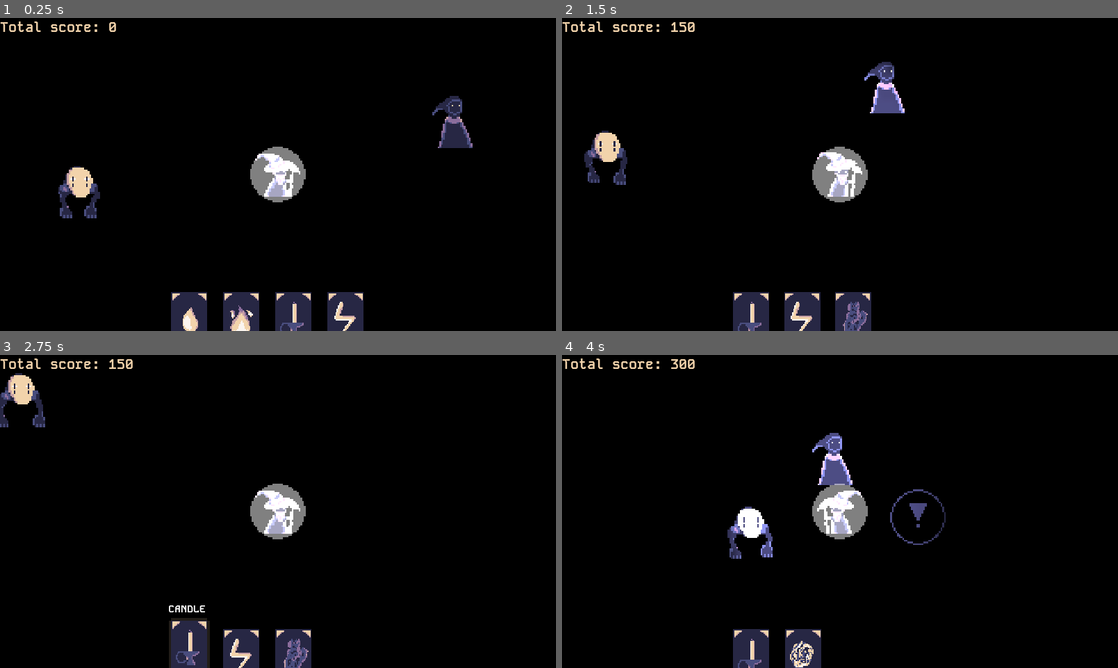
Above: before the commit, frames 1-4 (two rows, left to right).
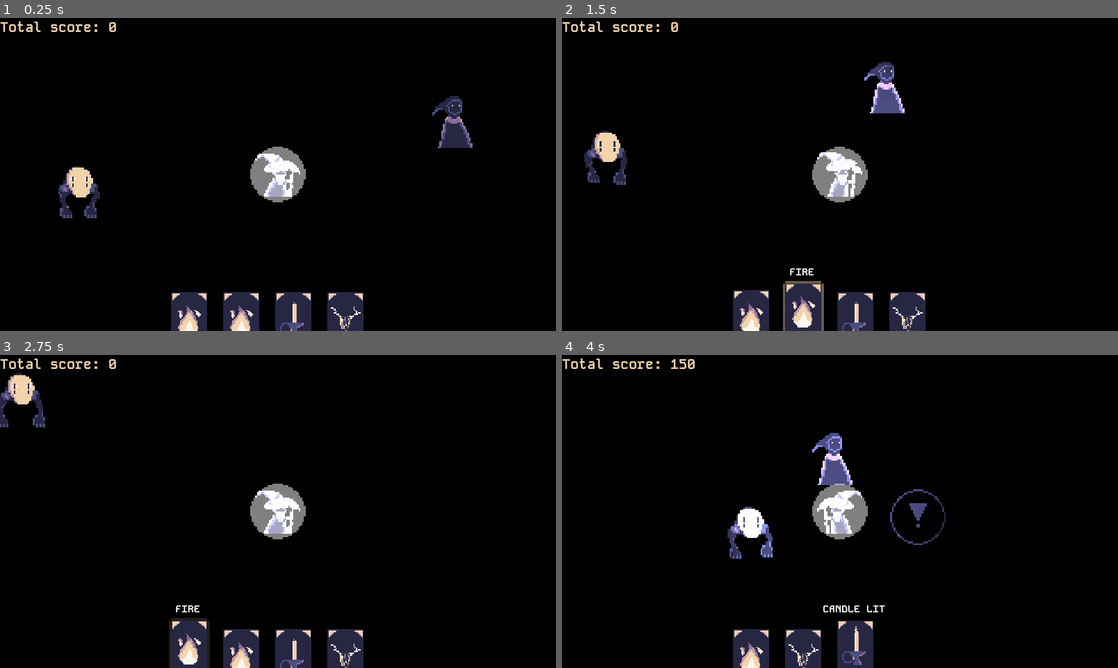
Above: after the commit, the same moments.

Repository: Salach-Malejkum/pirate-software
Game: Godot game, scene res://Scenes/brute_room.tscn
Same seed, same stepped clock (60 frames per second), same inputs: the game is played once before the commit and once after it. This scene is started directly instead of the project's main scene.
Inputs (mouse positions are in pixels of both pictures, inside the frame that each line leads up to):
- Up to frame 1 (0.25 s): no input
- Up to frame 2 (1.5 s): move the mouse to (751, 321) at 0.52 s; hold D (move_right) 0.53-1.28 s; tap E (open_door) at 0.6, 1.35 s; click (751, 321) at 0.67 s; move the mouse to (801, 321) at 1.27 s; hold S (move_down) from 1.28 s (still down); click (801, 321) at 1.42 s
- Up to frame 3 (2.75 s): move the mouse to (189, 658) at 2.02 s; release S (move_down) at 2.03 s; hold D (move_right) from 2.03 s (still down); tap E (open_door) at 2.1 s; click (189, 658) at 2.17 s
- Up to frame 4 (4 s): move the mouse to (801, 658) at 2.77 s; release D (move_right) at 2.78 s; hold W (move_up) 2.78-3.53 s; tap E (open_door) at 2.85, 3.6 s; click (801, 658) at 2.92 s; move the mouse to (856, 658) at 3.52 s; hold A (move_left) from 3.53 s (still down); click (856, 658) at 3.67 s

The runs differ from the first frame. In frame 1, 0.3% of the frame differs, in the area x 32-65%, y 90-100%; in frame 2, 2.3%, in the area x 19-66%, y 1-100%; in frame 3, 1.7%; in frame 4, 1.6%.

Commit message:
added content to 2 floor + boss trigger

Diff:
--- a/Scenes/boss_level.tscn
+++ b/Scenes/boss_level.tscn
@@ -1,10 +1,14 @@
-[gd_scene load_steps=7 format=3 uid="uid://c66g41x0x8c8y"]
+[gd_scene load_steps=9 format=3 uid="uid://c66g41x0x8c8y"]
 
 [ext_resource type="PackedScene" uid="uid://br31pgwnuthh" path="res://Scenes/tile_map.tscn" id="1_a17bc"]
 [ext_resource type="Script" path="res://Scripts/level2.gd" id="1_o1nn8"]
 [ext_resource type="PackedScene" uid="uid://dondxin01374w" path="res://Scenes/circle_transition.tscn" id="3_s0wgp"]
+[ext_resource type="PackedScene" uid="uid://dd7hdx0lpmffr" path="res://Scenes/boss_card_interact.tscn" id="4_bqqdg"]
 [ext_resource type="Script" path="res://Scripts/cabin.gd" id="4_qcuvq"]
 [ext_resource type="PackedScene" uid="uid://f5gyxbg3cfuh" path="res://Scenes/candle.tscn" id="5_xbg7c"]
+
+[sub_resource type="CircleShape2D" id="CircleShape2D_f815y"]
+radius = 22.92
 
 [sub_resource type="RectangleShape2D" id="RectangleShape2D_6aksi"]
 size = Vector2(28, 8)
@@ -16,81 +20,91 @@
 layer_0/tile_data = PackedInt32Array(0, 2, 0, 65536, 2, 1, 131072, 2, 2, 1, 65538, 0, 65537, 65538, 1, 131073, 65538, 2 …(20272 unchanged characters)…
 
 [node name="CircleTransition" parent="." instance=ExtResource("3_s0wgp")]
+visible = false
 
 [node name="Marker2D" type="Marker2D" parent="."]
 position = Vector2(379, 357)
 
-[node name="Places For Candles" type="Node2D" parent="."]
+[node name="BossCardInteract" parent="." instance=ExtResource("4_bqqdg")]
+position = Vector2(359, 72)
 
-[node name="Cabin" type="Node2D" parent="Places For Candles"]
+[node name="CollisionShape2D" parent="BossCardInteract" index="0"]
+shape = SubResource("CircleShape2D_f815y")
+
+[node name="Places For Candles" type="Node2D" parent="BossCardInteract"]
+position = Vector2(-359, -72)
+
+[node name="Cabin" type="Node2D" parent="BossCardInteract/Places For Candles"]
 y_sort_enabled = true
 position = Vector2(359, 54)
 script = ExtResource("4_qcuvq")
 
-[node name="InteractArea" type="Area2D" parent="Places For Candles/Cabin"]
+[node name="InteractArea" type="Area2D" parent="BossCardInteract/Places For Candles/Cabin"]
 z_index = 1
 collision_mask = 2
 
-[node name="CandlePlaceArea" type="CollisionShape2D" parent="Places For Candles/Cabin/InteractArea"]
+[node name="CandlePlaceArea" type="CollisionShape2D" parent="BossCardInteract/Places For Candles/Cabin/InteractArea"]
 position = Vector2(0, -4)
 scale = Vector2(0.245, 0.52)
 shape = SubResource("RectangleShape2D_6aksi")
 
-[node name="Cabin2" type="Node2D" parent="Places For Candles"]
+[node name="Cabin2" type="Node2D" parent="BossCardInteract/Places For Candles"]
 y_sort_enabled = true
 position = Vector2(373, 94)
 script = ExtResource("4_qcuvq")
 
-[node name="InteractArea" type="Area2D" parent="Places For Candles/Cabin2"]
+[node name="InteractArea" type="Area2D" parent="BossCardInteract/Places For Candles/Cabin2"]
 z_index = 1
 collision_mask = 2
 
-[node name="CandlePlaceArea" type="CollisionShape2D" parent="Places For Candles/Cabin2/InteractArea"]
+[node name="CandlePlaceArea" type="CollisionShape2D" parent="BossCardInteract/Places For Candles/Cabin2/InteractArea"]
 position = Vector2(0, -5)
 scale = Vector2(0.245, 0.52)
 shape = SubResource("RectangleShape2D_6aksi")
 
-[node name="Cabin3" type="Node2D" parent="Places For Candles"]
+[node name="Cabin3" type="Node2D" parent="BossCardInteract/Places For Candles"]
 y_sort_enabled = true
 position = Vector2(338, 69)
 script = ExtResource("4_qcuvq")
 
-[node name="InteractArea" type="Area2D" parent="Places For Candles/Cabin3"]
+[node name="InteractArea" type="Area2D" parent="BossCardInteract/Places For Candles/Cabin3"]
 z_index = 1
 collision_mask = 2
 
-[node name="CandlePlaceArea" type="CollisionShape2D" parent="Places For Candles/Cabin3/InteractArea"]
+[node name="CandlePlaceArea" type="CollisionShape2D" parent="BossCardInteract/Places For Candles/Cabin3/InteractArea"]
 position = Vector2(-1, -5)
 scale = Vector2(0.245, 0.52)
 shape = SubResource("RectangleShape2D_6aksi")
 
-[node name="Cabin4" type="Node2D" parent="Places For Candles"]
+[node name="Cabin4" type="Node2D" parent="BossCardInteract/Places For Candles"]
 y_sort_enabled = true
 position = Vector2(382, 69)
 script = ExtResource("4_qcuvq")
 
-[node name="InteractArea" type="Area2D" parent="Places For Candles/Cabin4"]
+[node name="InteractArea" type="Area2D" parent="BossCardInteract/Places For Candles/Cabin4"]
 z_index = 1
 collision_mask = 2
 
-[node name="CandlePlaceArea" type="CollisionShape2D" parent="Places For Candles/Cabin4/InteractArea"]
+[node name="CandlePlaceArea" type="CollisionShape2D" parent="BossCardInteract/Places For Candles/Cabin4/InteractArea"]
 position = Vector2(-1, -4)
 scale = Vector2(0.245, 0.52)
 shape = SubResource("RectangleShape2D_6aksi")
 
-[node name="Candle" parent="Places For Candles" instance=ExtResource("5_xbg7c")]
+[node name="Candle" parent="BossCardInteract/Places For Candles" instance=ExtResource("5_xbg7c")]
 position = Vector2(343, 83)
 
 [connection signal="level_entered" from="." to="CircleTransition" method="_on_level_1_level_entered"]
-[connection signal="input_event" from="Places For Candles/Cabin/InteractArea" to="Places For Candles/Cabin" method="_on_interact_area_input_event"]
-[connection signal="mouse_entered" from="Places For Candles/Cabin/InteractArea" to="Places For Candles/Cabin" method="_on_interact_area_mouse_entered"]
-[connection signal="mouse_exited" from="Places For Candles/Cabin/InteractArea" to="Places For Candles/Cabin" method="_on_interact_area_mouse_exited"]
-[connection signal="input_event" from="Places For Candles/Cabin2/InteractArea" to="Places For Candles/Cabin2" method="_on_interact_area_input_event"]
-[connection signal="mouse_entered" from="Places For Candles/Cabin2/InteractArea" to="Places For Candles/Cabin2" method="_on_interact_area_mouse_entered"]
-[connection signal="mouse_exited" from="Places For Candles/Cabin2/InteractArea" to="Places For Candles/Cabin2" method="_on_interact_area_mouse_exited"]
-[connection signal="input_event" from="Places For Candles/Cabin3/InteractArea" to="Places For Candles/Cabin3" method="_on_interact_area_input_event"]
-[connection signal="mouse_entered" from="Places For Candles/Cabin3/InteractArea" to="Places For Candles/Cabin3" method="_on_interact_area_mouse_entered"]
-[connection signal="mouse_exited" from="Places For Candles/Cabin3/InteractArea" to="Places For Candles/Cabin3" method="_on_interact_area_mouse_exited"]
-[connection signal="input_event" from="Places For Candles/Cabin4/InteractArea" to="Places For Candles/Cabin4" method="_on_interact_area_input_event"]
-[connection signal="mouse_entered" from="Places For Candles/Cabin4/InteractArea" to="Places For Candles/Cabin4" method="_on_interact_area_mouse_entered"]
-[connection signal="mouse_exited" from="Places For Candles/Cabin4/InteractArea" to="Places For Candles/Cabin4" method="_on_interact_area_mouse_exited"]
+[connection signal="input_event" from="BossCardInteract/Places For Candles/Cabin/InteractArea" to="BossCardInteract/Places For Candles/Cabin" method="_on_interact_area_input_event"]
+[connection signal="mouse_entered" from="BossCardInteract/Places For Candles/Cabin/InteractArea" to="BossCardInteract/Places For Candles/Cabin" method="_on_interact_area_mouse_entered"]
+[connection signal="mouse_exited" from="BossCardInteract/Places For Candles/Cabin/InteractArea" to="BossCardInteract/Places For Candles/Cabin" method="_on_interact_area_mouse_exited"]
+[connection signal="input_event" from="BossCardInteract/Places For Candles/Cabin2/InteractArea" to="BossCardInteract/Places For Candles/Cabin2" method="_on_interact_area_input_event"]
+[connection signal="mouse_entered" from="BossCardInteract/Places For Candles/Cabin2/InteractArea" to="BossCardInteract/Places For Candles/Cabin2" method="_on_interact_area_mouse_entered"]
+[connection signal="mouse_exited" from="BossCardInteract/Places For Candles/Cabin2/InteractArea" to="BossCardInteract/Places For Candles/Cabin2" method="_on_interact_area_mouse_exited"]
+[connection signal="input_event" from="BossCardInteract/Places For Candles/Cabin3/InteractArea" to="BossCardInteract/Places For Candles/Cabin3" method="_on_interact_area_input_event"]
+[connection signal="mouse_entered" from="BossCardInteract/Places For Candles/Cabin3/InteractArea" to="BossCardInteract/Places For Candles/Cabin3" method="_on_interact_area_mouse_entered"]
+[connection signal="mouse_exited" from="BossCardInteract/Places For Candles/Cabin3/InteractArea" to="BossCardInteract/Places For Candles/Cabin3" method="_on_interact_area_mouse_exited"]
+[connection signal="input_event" from="BossCardInteract/Places For Candles/Cabin4/InteractArea" to="BossCardInteract/Places For Candles/Cabin4" method="_on_interact_area_input_event"]
+[connection signal="mouse_entered" from="BossCardInteract/Places For Candles/Cabin4/InteractArea" to="BossCardInteract/Places For Candles/Cabin4" method="_on_interact_area_mouse_entered"]
+[connection signal="mouse_exited" from="BossCardInteract/Places For Candles/Cabin4/InteractArea" to="BossCardInteract/Places For Candles/Cabin4" method="_on_interact_area_mouse_exited"]
+
+[editable path="BossCardInteract"]
--- a/Scenes/candle.tscn
+++ b/Scenes/candle.tscn
@@ -59,7 +59,7 @@
 [sub_resource type="CircleShape2D" id="CircleShape2D_b5uej"]
 radius = 66.0076
 
-[node name="Candle" type="Node2D"]
+[node name="Candle" type="Node2D" groups=["Candle"]]
 script = ExtResource("1_2s80e")
 
 [node name="InteractArea" type="Area2D" parent="."]
--- /dev/null
+++ b/Scenes/lantern_base.tscn
@@ -0,0 +1,30 @@
+[gd_scene load_steps=5 format=3 uid="uid://dofng5bamm7sw"]
+
+[ext_resource type="Texture2D" uid="uid://b1adcc3gjpsy2" path="res://ArtAssets/Environment/spawner_idle_spawning.png" id="1_vtm47"]
+
+[sub_resource type="AtlasTexture" id="AtlasTexture_qhc0u"]
+atlas = ExtResource("1_vtm47")
+region = Rect2(80, 0, 16, 32)
+
+[sub_resource type="SpriteFrames" id="SpriteFrames_couei"]
+animations = [{
+"frames": [{
+"duration": 1.0,
+"texture": SubResource("AtlasTexture_qhc0u")
+}],
+"loop": true,
+"name": &"default",
+"speed": 5.0
+}]
+
+[sub_resource type="RectangleShape2D" id="RectangleShape2D_ukvi6"]
+size = Vector2(12, 30)
+
+[node name="LanternBase" type="StaticBody2D"]
+
+[node name="AnimatedSprite2D" type="AnimatedSprite2D" parent="."]
+sprite_frames = SubResource("SpriteFrames_couei")
+
+[node name="CollisionShape2D" type="CollisionShape2D" parent="."]
+position = Vector2(0, 1)
+shape = SubResource("RectangleShape2D_ukvi6")
--- a/Scenes/level2.tscn
+++ b/Scenes/level2.tscn
@@ -1,14 +1,18 @@
-[gd_scene load_steps=18 format=3 uid="uid://cxi65aji40i2b"]
+[gd_scene load_steps=22 format=3 uid="uid://cxi65aji40i2b"]
 
 [ext_resource type="Script" path="res://Scripts/level2.gd" id="1_8x3p3"]
 [ext_resource type="PackedScene" uid="uid://dht5pjj6hwyae" path="res://Scenes/stairs.tscn" id="1_c4g4c"]
 [ext_resource type="PackedScene" uid="uid://br31pgwnuthh" path="res://Scenes/tile_map.tscn" id="1_lnr04"]
 [ext_resource type="PackedScene" uid="uid://1xiakxfc81rn" path="res://Scenes/doors.tscn" id="3_mvghb"]
-[ext_resource type="PackedScene" uid="uid://b360hv35yusk0" path="res://Scenes/level1.tscn" id="5_ejwfo"]
 [ext_resource type="PackedScene" uid="uid://djmc8evnp1bjp" path="res://Scenes/level_3.tscn" id="6_8q68h"]
+[ext_resource type="PackedScene" uid="uid://bmjpimvwupc8p" path="res://Scenes/steam_engine.tscn" id="6_v5yr8"]
 [ext_resource type="PackedScene" uid="uid://dondxin01374w" path="res://Scenes/circle_transition.tscn" id="7_4iy0l"]
+[ext_resource type="PackedScene" uid="uid://drivg1a0m73sw" path="res://Scenes/lantern.tscn" id="7_jwl3s"]
 [ext_resource type="PackedScene" uid="uid://10f3h0qs5m5x" path="res://Scenes/enemy_cultist.tscn" id="8_08sm2"]
+[ext_resource type="PackedScene" uid="uid://c5iwiblniciof" path="res://Scenes/furnace.tscn" id="8_nq82j"]
+[ext_resource type="PackedScene" uid="uid://bk7smumc7rwo7" path="res://Scenes/cabin.tscn" id="9_ky4ep"]
 [ext_resource type="PackedScene" uid="uid://cahapugo3nwj3" path="res://Particles/dust.tscn" id="9_rqd2o"]
+[ext_resource type="PackedScene" uid="uid://dofng5bamm7sw" path="res://Scenes/lantern_base.tscn" id="10_eiof3"]
 
 [sub_resource type="OccluderPolygon2D" id="OccluderPolygon2D_e8lq8"]
 polygon = PackedVector2Array(-6, -17, -6, 17)
@@ -330,21 +334,79 @@
 [node name="LightOccluder2D" type="LightOccluder2D" parent="Objects/Doors/Doors16"]
 occluder = SubResource("OccluderPolygon2D_e8lq8")
 
-[node name="Stairs_down" parent="Objects" instance=ExtResource("1_c4g4c")]
-position = Vector2(688, 24)
-scale = Vector2(0.255, 0.385)
-scene_to_load = ExtResource("5_ejwfo")
-
 [node name="Stairs_up" parent="Objects" instance=ExtResource("1_c4g4c")]
 position = Vector2(16, -10)
 scale = Vector2(0.24, 0.4)
 scene_to_load = ExtResource("6_8q68h")
 
+[node name="SteamGenerators" type="Node2D" parent="Objects"]
+
+[node name="SteamEngine" parent="Objects/SteamGenerators" instance=ExtResource("6_v5yr8")]
+position = Vector2(133, 214)
+
+[node name="Lantern" parent="Objects/SteamGenerators/SteamEngine" instance=ExtResource("7_jwl3s")]
+position = Vector2(-69, 81)
+
+[node name="Lantern4" parent="Objects/SteamGenerators/SteamEngine" instance=ExtResource("7_jwl3s")]
+position = Vector2(-79, -239)
+
+[node name="Lantern2" parent="Objects/SteamGenerators/SteamEngine" instance=ExtResource("7_jwl3s")]
+position = Vector2(89, 48)
+
+[node name="Lantern3" parent="Objects/SteamGenerators/SteamEngine" instance=ExtResource("7_jwl3s")]
+position = Vector2(88, -128)
+
+[node name="SteamEngine2" parent="Objects/SteamGenerators" instance=ExtResource("6_v5yr8")]
+position = Vector2(521, 75)
+
+[node name="Lantern" parent="Objects/SteamGenerators/SteamEngine2" instance=ExtResource("7_jwl3s")]
+position = Vector2(-2, -102)
+
+[node name="Lantern2" parent="Objects/SteamGenerators/SteamEngine2" instance=ExtResource("7_jwl3s")]
+position = Vector2(95, -102)
+
+[node name="Lantern3" parent="Objects/SteamGenerators/SteamEngine2" instance=ExtResource("7_jwl3s")]
+position = Vector2(-18, 59)
+
+[node name="Lantern4" parent="Objects/SteamGenerators/SteamEngine2" instance=ExtResource("7_jwl3s")]
+position = Vector2(-108, -102)
+
+[node name="Lantern5" parent="Objects/SteamGenerators/SteamEngine2" instance=ExtResource("7_jwl3s")]
+position = Vector2(-201, -102)
+
+[node name="Lantern6" parent="Objects/SteamGenerators/SteamEngine2" instance=ExtResource("7_jwl3s")]
+position = Vector2(-132, 74)
+
+[node name="Furnaces" type="Node2D" parent="Objects"]
+
+[node name="Furnace" parent="Objects/Furnaces" instance=ExtResource("8_nq82j")]
+position = Vector2(515, 255)
+
+[node name="Furnace2" parent="Objects/Furnaces" instance=ExtResource("8_nq82j")]
+position = Vector2(124, -16)
+
+[node name="Cabins" type="Node2D" parent="Objects"]
+
+[node name="Cabin3" parent="Objects/Cabins" instance=ExtResource("9_ky4ep")]
+position = Vector2(680, 155)
+
+[node name="Cabin2" parent="Objects/Cabins" instance=ExtResource("9_ky4ep")]
+position = Vector2(323, 154)
+
+[node name="Cabin" parent="Objects/Cabins" instance=ExtResource("9_ky4ep")]
+position = Vector2(543, 154)
+
+[node name="LanternBases" type="Node2D" parent="Objects"]
+
+[node name="LanternBase" parent="Objects/LanternBases" instance=ExtResource("10_eiof3")]
+position = Vector2(389, 155)
+
 [node name="CanvasModulate" type="CanvasModulate" parent="."]
 visible = false
 color = Color(0, 0, 0, 1)
 
 [node name="CircleTransition" parent="." instance=ExtResource("7_4iy0l")]
+visible = false
 
 [node name="Enemies" type="Node2D" parent="."]
 
@@ -389,7 +451,6 @@
 position = Vector2(370, 179)
 
 [connection signal="level_entered" from="." to="CircleTransition" method="_on_level_1_level_entered"]
-[connection signal="level_exit" from="Objects/Stairs_down" to="CircleTransition" method="_on_stairs_level_exit"]
 [connection signal="level_exit" from="Objects/Stairs_up" to="CircleTransition" method="_on_stairs_level_exit"]
 [connection signal="exit_anim_finished" from="CircleTransition" to="Objects/Stairs_up" method="exit_level"]
 
--- a/Scripts/boss_card_interact.gd
+++ b/Scripts/boss_card_interact.gd
@@ -4,6 +4,14 @@
 var packed_boss = preload("res://Scenes/enemy_boss.tscn")
 
 var _boss_spawned = false
+var placed_candles = 0
+var boss_spawnable = false
+
+func _process(delta):
+	placed_candles = get_tree().get_nodes_in_group("Candle").size()
+	if placed_candles >= 5:
+		boss_spawnable = true
+
 
 func _on_mouse_entered():
 	is_mouse_hovering = true
@@ -23,7 +31,7 @@
 # nie mam pomyslu jak to zrobic ladniej wiec moze sie bedzie dalo poprawic
 func _card_interaction():
 	# nested ifs to ensure no exceptions
-	if GameManager.selected_card != null and not _boss_spawned:
+	if GameManager.selected_card != null and not _boss_spawned and boss_spawnable:
 		if GameManager.selected_card.card_type == Globals.card_types.BEAST_HEAD:
 			GameManager.card_used.emit()
 			var boss_instance = packed_boss.instantiate()
--- a/Scripts/candle.gd
+++ b/Scripts/candle.gd
@@ -1,3 +1,4 @@
+class_name Candle
 extends Node2D
 
 const fire_timer_seconds : float = 5.0
@@ -64,13 +65,13 @@
 
 
 func _on_damage_area_body_entered(body):
-	if body is Enemy:
+	if body is Enemy or body is Boss:
 		enemy_arr.append(body)
 		if light.energy > 0.0:
 			body.add_dmg_source(self)
 
 
 func _on_damage_area_body_exited(body):
-	if body is Enemy:
+	if body is Enemy or body is Boss:
 		enemy_arr.erase(body)
 		body.del_dmg_source(self)
--- a/Scripts/card_manager.gd
+++ b/Scripts/card_manager.gd
@@ -2,10 +2,10 @@
 extends Control
 
 const starting_deck = [
-	Globals.card_types.WATER,
+	Globals.card_types.FIRE,
 	Globals.card_types.FIRE,
 	Globals.card_types.CANDLE,
-	Globals.card_types.ELECTRICITY
+	Globals.card_types.BEAST_HEAD
 ]
 
 const tutorial_merge_deck = [
@@ -103,6 +103,8 @@
 		card_instance.index_at_hand = GameManager.current_hand.size()
 		deck.add_child(card_instance)
 		GameManager.current_hand.append(card_instance)
+		for card in GameManager.current_hand:
+			print(Globals.card_types.keys()[card.card_type])
 	else:
 		max_deck_warning.visible = true
 		warning_timer.start(2.0)
--- a/Scripts/tutorial_info.gd
+++ b/Scripts/tutorial_info.gd
@@ -8,7 +8,8 @@
 
 # Called when the node enters the scene tree for the first time.
 func _ready():
-	tutorial_text.visible = true if get_parent().is_tutorial else false
+	if not get_parent().is_tutorial:
+		queue_free()
 	GameManager.tutorial_progress.connect(_progress_tutorial)
 	_show_hint_text()
 
